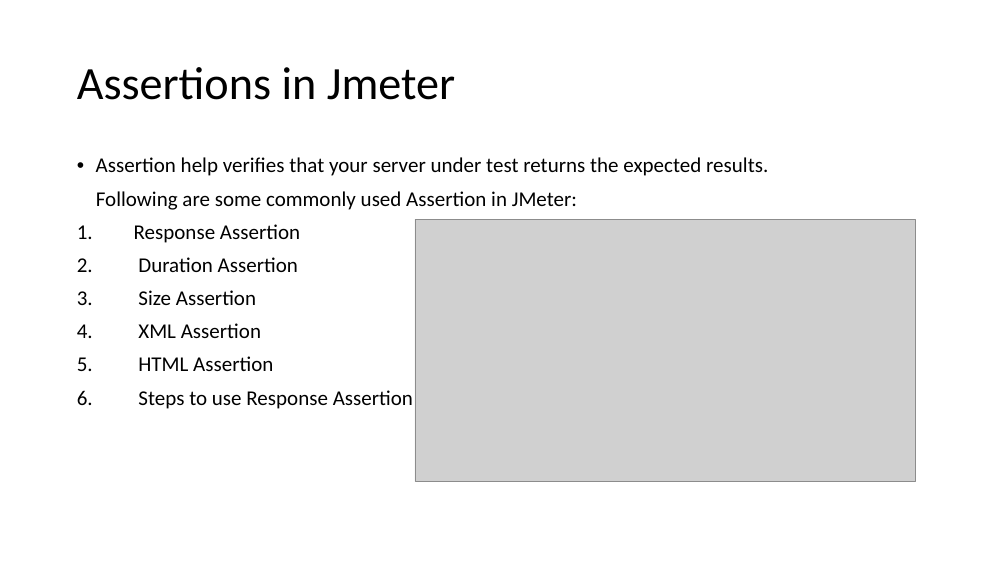
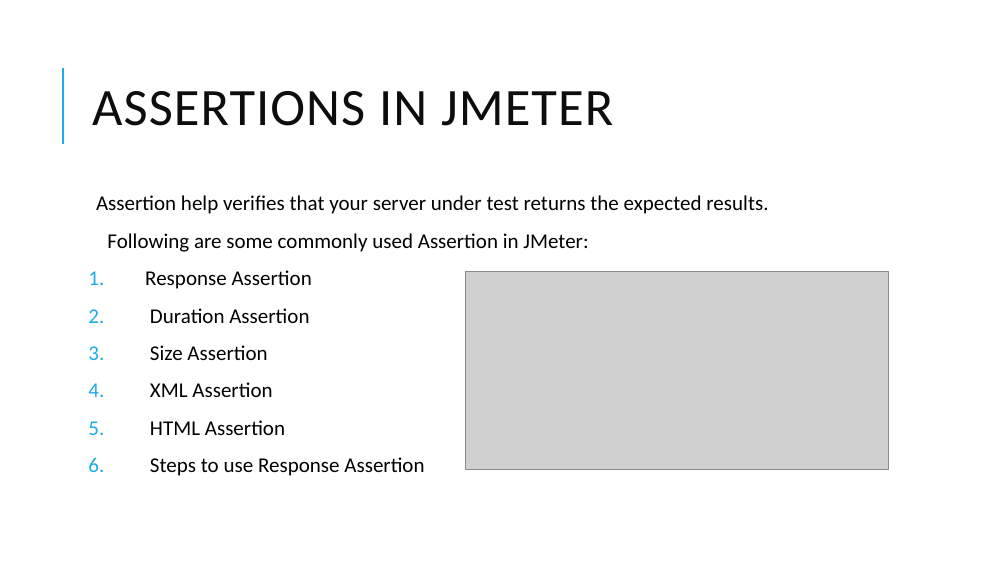
Before and after one commit to skandhwa/SimplilearnNew, a slide deck: slide 15 of Load Testing -Jmeter.pptx. Drawn at 1008x567 pixels with LibreOffice and Linux fonts; fonts in the diff are those of the drawing; grey boxes stand for pictures. Boxes give left, top, right and bottom in pixels: in the first picture for what was removed or moved away, otherwise in the second. Text is boxed around its words. In the diff, an @@ line names an element or a change of style, - is before the commit and + after.

```diff
--- a/Load Testing -Jmeter.pptx
+++ b/Load Testing -Jmeter.pptx
@@ line added from (63, 144) to (63, 68), #1CADE4 1.5 pt @@
@@ title at (92,91,613,126): text changed; size 44 to 50 pt; text colour #000000 to #0D0D0D @@
-Assertions in Jmeter
+ASSERTIONS IN JMETER
@@ text "Assertion help verifies that your ...": place and size @@
-text "Assertion help verifies that your ..." at (96,157,768,409)
+text "Assertion help verifies that your ..." at (96,195,768,476)
@@ text "Assertion help verifies that your ..." at (96,195,768,476): bullet • to  ; more space between paragraphs @@
@@ picture: place and size @@
-picture at (415,219,916,482)
+picture at (466,271,889,470)
```
Also in this commit, not shown: 18 other slides changed, 14 slides added, 7 other files.
